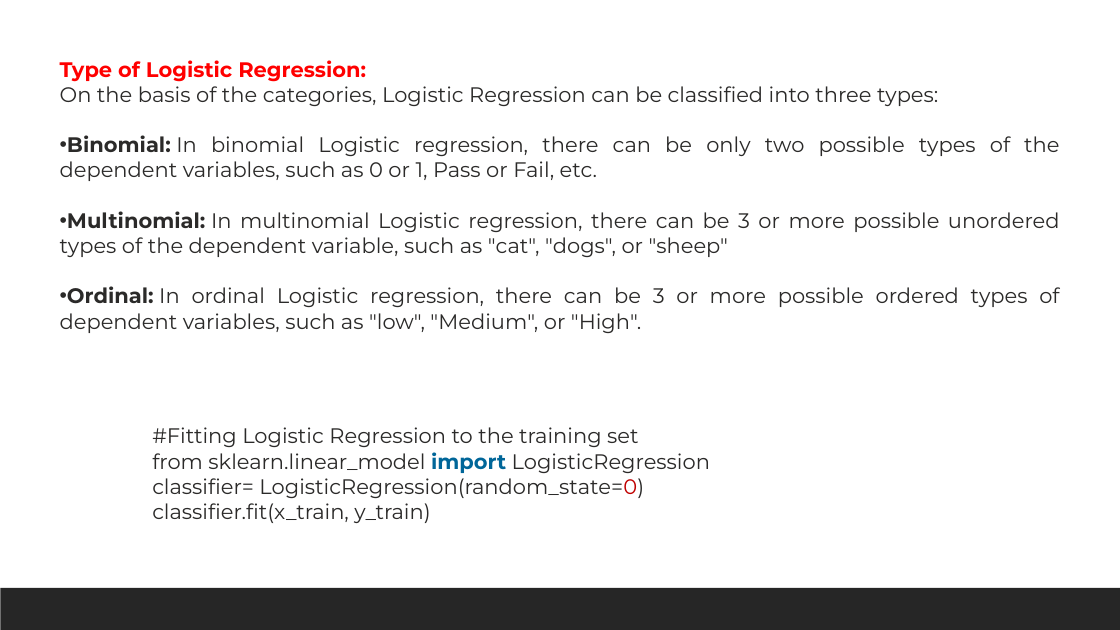
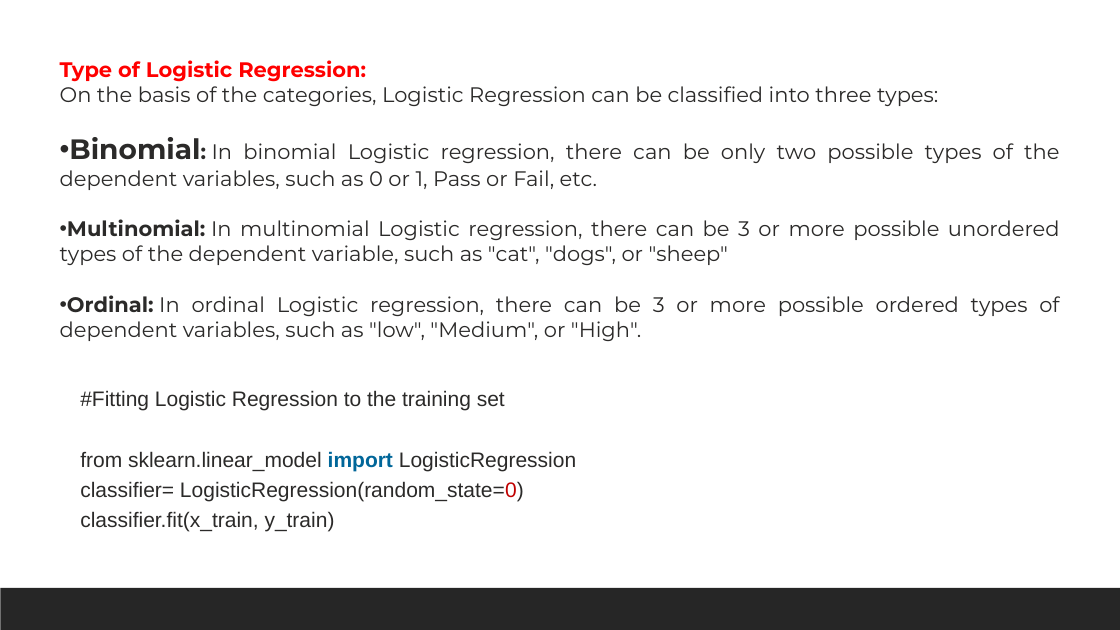
Before and after one commit to shahil04/ds_materials, a slide deck: slide 8 of 8.0_Machine Learning/ml_class/ml_class_notes/class_3_Logistic_regression_class.pptx (slide 13 before the commit). Drawn at 1120x630 pixels with LibreOffice and Linux fonts; fonts in the diff are those of the drawing. Boxes give left, top, right and bottom in pixels: in the first picture for what was removed or moved away, otherwise in the second. Text is boxed around its words. In the diff, an @@ line names an element or a change of style, - is before the commit and + after.

```diff
--- a/8.0_Machine Learning/ml_class/ml_class_notes/class_3_Logistic_regression_class.pptx
+++ b/8.0_Machine Learning/ml_class/ml_class_notes/class_3_Logistic_regression_class.pptx
@@ text at <box>60,137,1059,190</box>: size 18 to 24 pt in "Binomial:" @@
@@ text "#Fitting Logistic Regression to the ...": place and size @@
-text "#Fitting Logistic Regression to the ..." at <box>152,427,710,523</box>
+text "#Fitting Logistic Regression to the ..." at <box>80,390,576,532</box>
@@ text "#Fitting Logistic Regression to the ..." at <box>80,390,576,532</box>: font Montserrat to Arial; line spacing 1 to 1.2 @@
```
Also in this commit, not shown: 8 other slides changed, 11 slides added, 5 slides removed, 21 other files.
